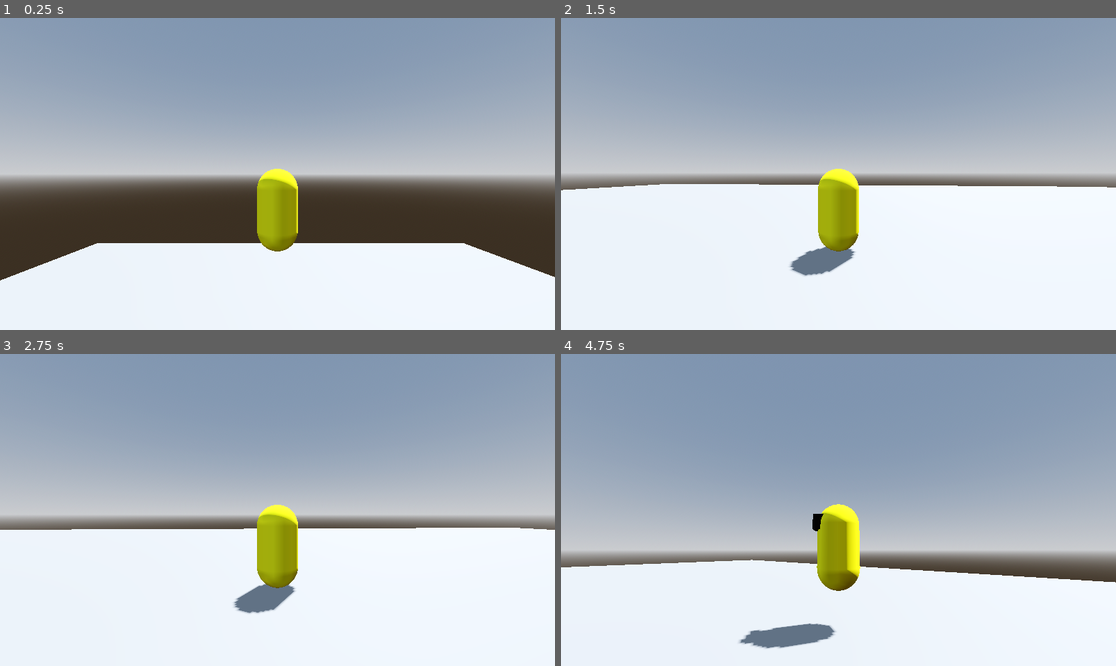
Above: before the commit, frames 1-4 (two rows, left to right).
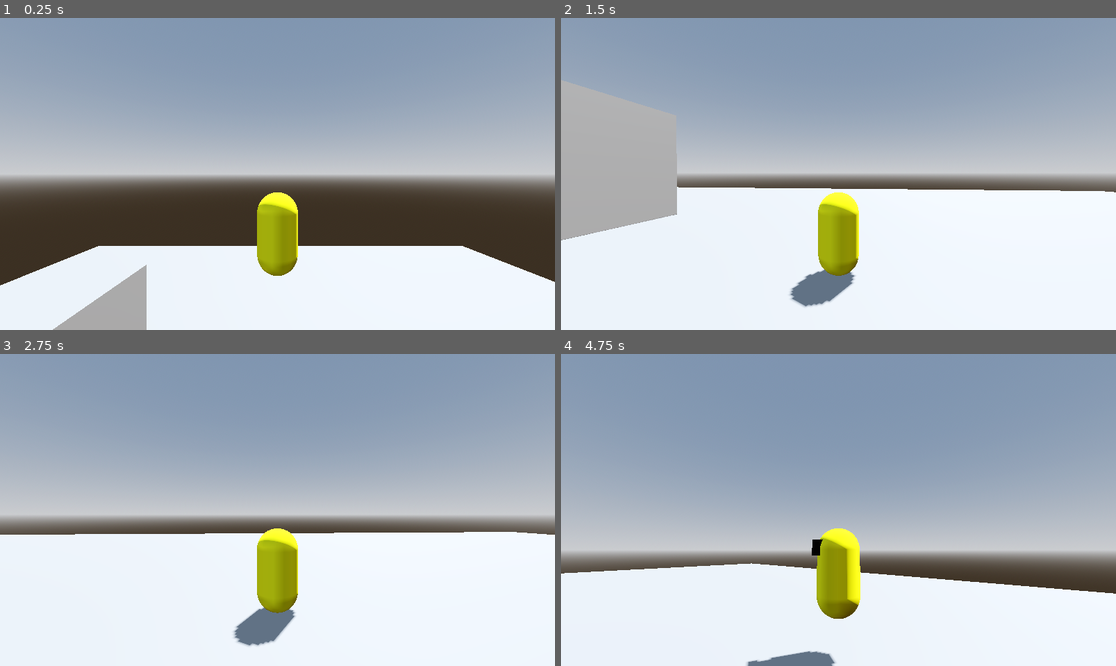
Above: after the commit, the same moments.

Repository: AndresSaavedra01/BIOPOCHITO-GAME
Game: Godot game, scene res://Escenas/world.tscn
The game is run twice, just before and just after one commit, with the same random seed, the same clock (stepped at 60 frames per second) and the same inputs.
Inputs (mouse positions are in pixels of both pictures, inside the frame that each line leads up to):
- Up to frame 1 (0.25 s): no input
- Up to frame 2 (1.5 s): move the mouse to (866, 174) at 0.52 s; hold W (up) from 0.53 s (still down); tap Space (jump) at 0.77 s; move the mouse to (810, 174) at 1.27 s
- Up to frame 3 (2.75 s): keep holding W (up); tap Space (jump) at 1.52 s; move the mouse to (288, 503) at 2.02 s
- Up to frame 4 (4.75 s): move the mouse to (832, 516) at 2.77 s; tap Space (jump) at 3.02, 3.77, 4.52 s; move the mouse to (877, 513) at 3.52 s; tap Escape (ui_cancel) at 4.15 s; move the mouse to (672, 463) at 4.27 s; release W (up) at 4.28 s; hold A (left) from 4.28 s (still down)

The runs differ from the first frame. In frame 1, 4.3% of the frame differs, in the area x 0-100%, y 48-100%; in frame 2, 8.4%, in the area x 0-100%, y 19-93%; in frame 3, 4.1%; in frame 4, 5.4%.

Commit message:
feat: compatibilidad con joysticks

Diff:
--- a/Escenas/player.tscn
+++ b/Escenas/player.tscn
@@ -20,24 +20,23 @@
 material = SubResource("StandardMaterial3D_sweqy")
 size = Vector3(0.575, 0.35, 0.76)
 
-[node name="Player" type="CharacterBody3D" unique_id=205796216 node_paths=PackedStringArray("camera_controller", "skin")]
+[node name="Player" type="CharacterBody3D" unique_id=205796216]
 script = ExtResource("1_4flbx")
-camera_controller = NodePath("CameraController")
-skin = NodePath("Skin")
 
 [node name="CollisionShape3D" type="CollisionShape3D" parent="." unique_id=1269500095]
 shape = SubResource("CapsuleShape3D_onrkg")
 
 [node name="CameraController" type="Node3D" parent="." unique_id=968712654]
-transform = Transform3D(1, 0, 0, 0, 1, 0, 0, 0, 1, 0, 0.47891706, 0)
+transform = Transform3D(1, 0, 0, 0, 1, 0, 0, 0, 1, 0, 1.0593638, 0)
 script = ExtResource("2_i8vih")
 
 [node name="SpringArm3D" type="SpringArm3D" parent="CameraController" unique_id=514105524]
 transform = Transform3D(1, 0, 0, 0, 1, 0, 0, 0, 1, 0, 0.39066303, 0)
-shape = SubResource("SphereShape3D_cnkc8")
+shape = SubResource("SphereShape3D_i8vih")
 spring_length = 5.0
 
 [node name="Camera3D" type="Camera3D" parent="CameraController/SpringArm3D" unique_id=88497980]
+transform = Transform3D(1, 0, 0, 0, 1, 0, 0, 0, 1, 0, 0, 0.6227591)
 current = true
 
 [node name="Skin" type="Node3D" parent="." unique_id=1393585303]
--- a/Escenas/world.tscn
+++ b/Escenas/world.tscn
@@ -21,6 +21,12 @@
 [sub_resource type="BoxMesh" id="BoxMesh_f3sb7"]
 size = Vector3(65.73, 0.955, 63.455)
 
+[sub_resource type="BoxShape3D" id="BoxShape3D_8usl3"]
+size = Vector3(1, 11.419617, 19.558044)
+
+[sub_resource type="BoxMesh" id="BoxMesh_r16dl"]
+size = Vector3(1, 8.62, 21.555)
+
 [node name="Node3D" type="Node3D" unique_id=935739022]
 
 [node name="WorldEnvironment" type="WorldEnvironment" parent="." unique_id=1088683860]
@@ -41,3 +47,13 @@
 
 [node name="Player" parent="." unique_id=205796216 instance=ExtResource("1_ne2cx")]
 transform = Transform3D(1, 0, 0, 0, 1, 0, 0, 0, 1, 0, 12.299971, 0)
+
+[node name="StaticBody3D2" type="StaticBody3D" parent="." unique_id=1541571008]
+transform = Transform3D(1, 0, 0, 0, 1, 0, 0, 0, 1, -10.679187, 2.1110368, 0)
+
+[node name="CollisionShape3D" type="CollisionShape3D" parent="StaticBody3D2" unique_id=1918078933]
+transform = Transform3D(1, 0, 0, 0, 1, 0, 0, 0, 1, 0, -1.396637, -0.98617554)
+shape = SubResource("BoxShape3D_8usl3")
+
+[node name="MeshInstance3D" type="MeshInstance3D" parent="StaticBody3D2" unique_id=2109914241]
+mesh = SubResource("BoxMesh_r16dl")
--- a/Scripts/camera_controller.gd
+++ b/Scripts/camera_controller.gd
@@ -1,18 +1,16 @@
 extends Node3D
 
 @export var sensibility := 0.002
-@onready var spring_arm :=  $SpringArm3D
+@export var joystick_sensibility := 3200.5
+
+@onready var spring_arm := $SpringArm3D
 @onready var camera := $SpringArm3D/Camera3D
 
 var h_rotation := 0.0
 var v_rotation := 0.0
 
 func _ready() -> void:
-	Input.mouse_mode =  Input.MOUSE_MODE_CAPTURED
-
-
-func _process(delta: float) -> void:
-	pass
+	Input.mouse_mode = Input.MOUSE_MODE_CAPTURED
 
 
 func _unhandled_input(event: InputEvent) -> void:
@@ -22,19 +20,33 @@
 	if Input.is_action_just_pressed("ui_cancel"):
 		if Input.mouse_mode == Input.MOUSE_MODE_CAPTURED:
 			Input.mouse_mode = Input.MOUSE_MODE_VISIBLE
-		else: Input.mouse_mode = Input.MOUSE_MODE_CAPTURED
+		else:
+			Input.mouse_mode = Input.MOUSE_MODE_CAPTURED
 
 
-func rotate_camera(mouse_delta):
-	h_rotation -= mouse_delta.x * sensibility
-	rotation.y =  h_rotation
+func _process(delta: float) -> void:
+	var stick := Input.get_vector(
+		"camera_left",
+		"camera_right",
+		"camera_up",
+		"camera_down"
+	)
 
-	v_rotation -= mouse_delta.y * sensibility
-	spring_arm.rotation.x = clamp(v_rotation, -1, 1)
+	if stick.length() > 0.05:
+		rotate_camera(stick * joystick_sensibility * delta)
+
+
+func rotate_camera(delta_input: Vector2) -> void:
+	h_rotation -= delta_input.x * sensibility
+	rotation.y = h_rotation
+
+	v_rotation -= delta_input.y * sensibility
+	spring_arm.rotation.x = clamp(v_rotation, -1.0, 1.0)
 
 
 func get_forward_direction() -> Vector3:
 	return -camera.global_transform.basis.z
 
+
 func get_right_direction() -> Vector3:
 	return camera.global_transform.basis.x
--- a/Scripts/player.gd
+++ b/Scripts/player.gd
@@ -3,8 +3,12 @@
 @onready var camera_controller := $CameraController
 @onready var skin := $Skin
 
+
 const SPEED = 5.0
 const JUMP_VELOCITY = 4.5
+
+func _ready() -> void:
+	pass
 
 
 func _physics_process(delta: float) -> void:
--- a/project.godot
+++ b/project.godot
@@ -20,21 +20,25 @@
 up={
 "deadzone": 0.2,
 "events": [Object(InputEventKey,"resource_local_to_scene":false,"resource_name":"","device":-1,"window_id":0,"alt_press …(192 unchanged characters)…
+, Object(InputEventJoypadMotion,"resource_local_to_scene":false,"resource_name":"","device":-1,"axis":1,"axis_value":-1.0,"script":null)
 ]
 }
 down={
 "deadzone": 0.2,
 "events": [Object(InputEventKey,"resource_local_to_scene":false,"resource_name":"","device":-1,"window_id":0,"alt_press …(192 unchanged characters)…
+, Object(InputEventJoypadMotion,"resource_local_to_scene":false,"resource_name":"","device":-1,"axis":1,"axis_value":1.0,"script":null)
 ]
 }
 left={
 "deadzone": 0.2,
 "events": [Object(InputEventKey,"resource_local_to_scene":false,"resource_name":"","device":-1,"window_id":0,"alt_press …(191 unchanged characters)…
+, Object(InputEventJoypadMotion,"resource_local_to_scene":false,"resource_name":"","device":-1,"axis":0,"axis_value":-1.0,"script":null)
 ]
 }
 right={
 "deadzone": 0.2,
 "events": [Object(InputEventKey,"resource_local_to_scene":false,"resource_name":"","device":-1,"window_id":0,"alt_press …(192 unchanged characters)…
+, Object(InputEventJoypadMotion,"resource_local_to_scene":false,"resource_name":"","device":-1,"axis":0,"axis_value":1.0,"script":null)
 ]
 }
 shoot={
@@ -45,6 +49,27 @@
 jump={
 "deadzone": 0.2,
 "events": [Object(InputEventKey,"resource_local_to_scene":false,"resource_name":"","device":-1,"window_id":0,"alt_press …(191 unchanged characters)…
+, Object(InputEventJoypadButton,"resource_local_to_scene":false,"resource_name":"","device":-1,"button_index":0,"pressure":0.0,"pressed":false,"script":null)
+]
+}
+camera_up={
+"deadzone": 0.2,
+"events": [Object(InputEventJoypadMotion,"resource_local_to_scene":false,"resource_name":"","device":-1,"axis":3,"axis_value":-1.0,"script":null)
+]
+}
+camera_left={
+"deadzone": 0.2,
+"events": [Object(InputEventJoypadMotion,"resource_local_to_scene":false,"resource_name":"","device":-1,"axis":2,"axis_value":-1.0,"script":null)
+]
+}
+camera_right={
+"deadzone": 0.2,
+"events": [Object(InputEventJoypadMotion,"resource_local_to_scene":false,"resource_name":"","device":-1,"axis":2,"axis_value":1.0,"script":null)
+]
+}
+camera_down={
+"deadzone": 0.2,
+"events": [Object(InputEventJoypadMotion,"resource_local_to_scene":false,"resource_name":"","device":-1,"axis":3,"axis_value":1.0,"script":null)
 ]
 }
 
Not shown: 1 places in Escenas/player.tscn that only renumber resources
